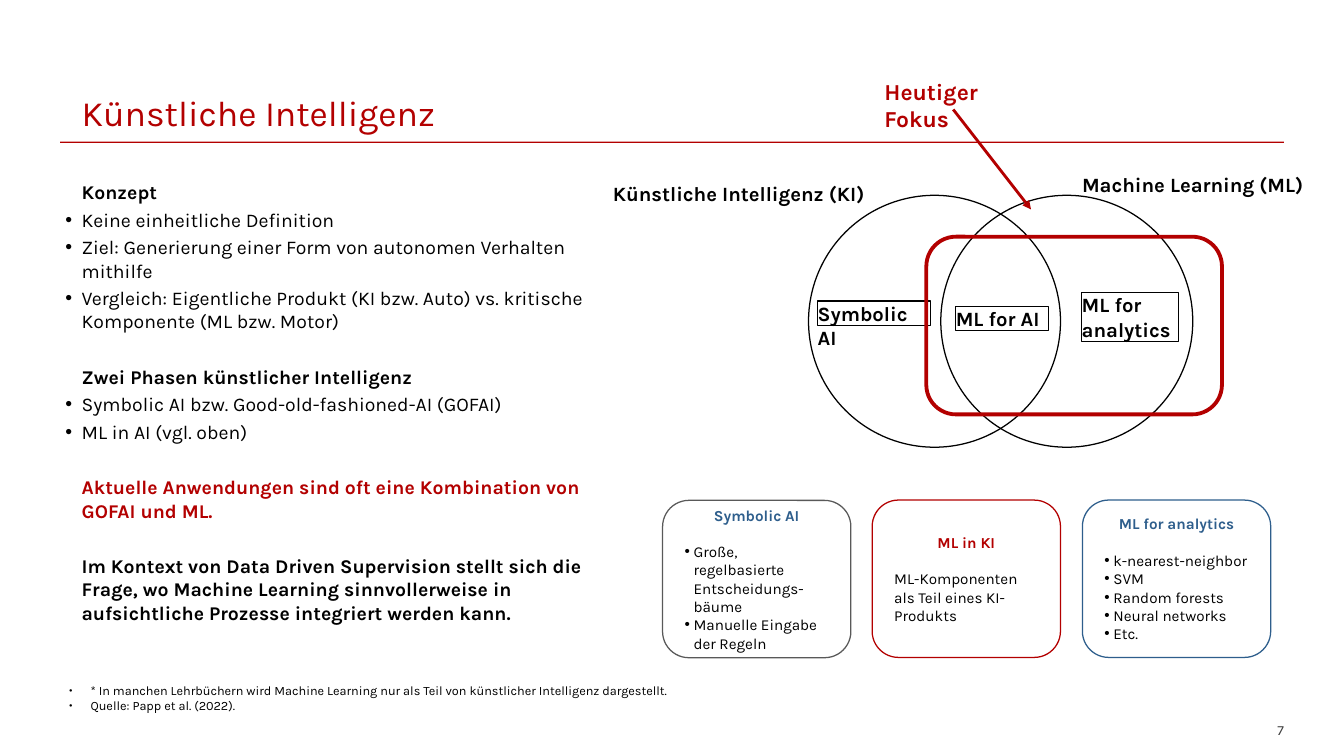
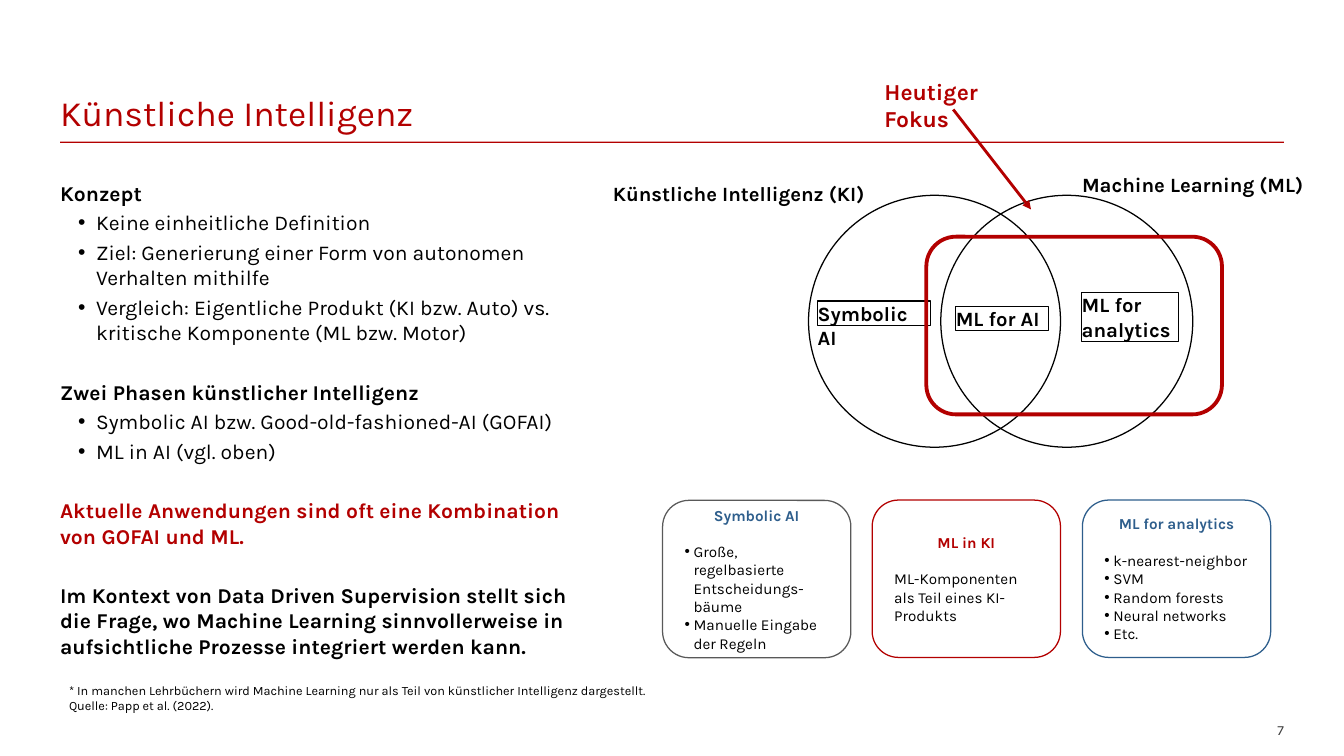
Before and after one commit to franzmohr/intro-data-mining-de, a slide deck: slide 7 of data-mining.odp. Drawn at 1344x756 pixels with LibreOffice and Linux fonts; fonts in the diff are those of the drawing. Boxes give left, top, right and bottom in pixels: in the first picture for what was removed or moved away, otherwise in the second. Text is boxed around its words. In the diff, an @@ line names an element or a change of style, - is before the commit and + after.

```diff
--- a/data-mining.odp
+++ b/data-mining.odp
@@ title "Künstliche Intelligenz" at box(60, 101, 413, 134): indent changed @@
@@ text "Konzept" at box(60, 187, 566, 659): size 15.3 to 16.6 pt; indent changed @@
@@ text "* In manchen Lehrbüchern wird ..." at box(69, 686, 645, 713): bullet ● to none @@
```
Also in this commit, not shown: 25 other slides changed.
